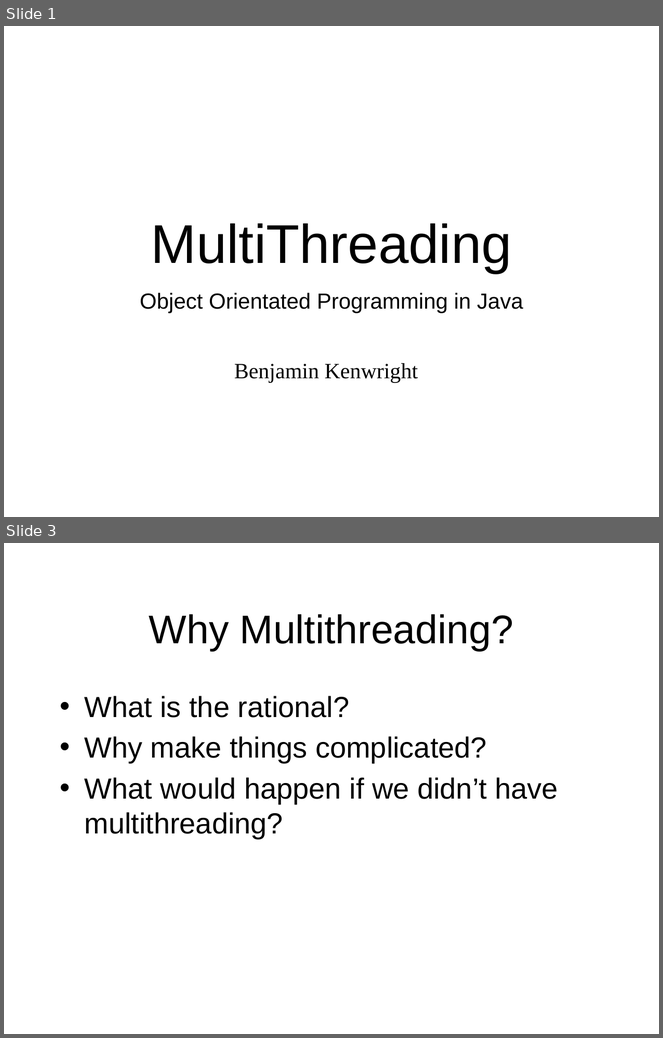
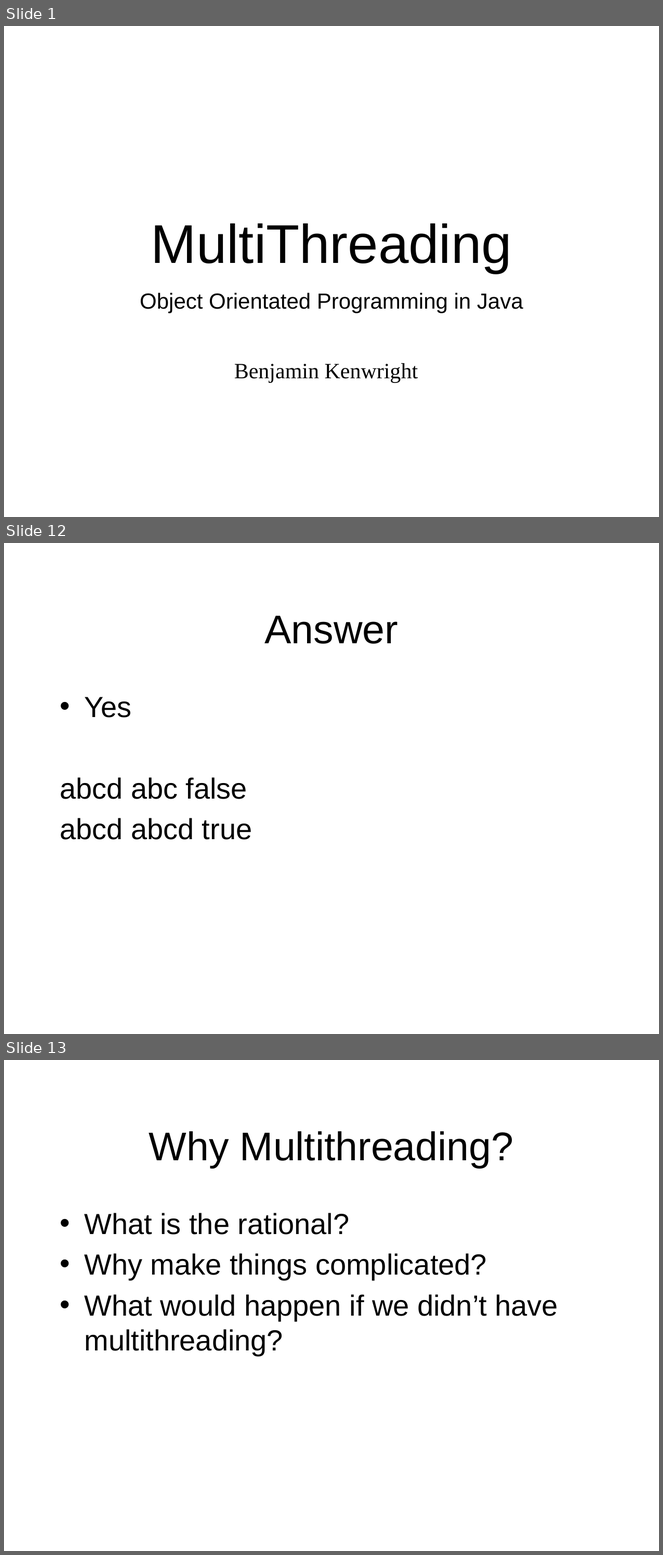
Before and after one commit to octaviordz/zjnu2017.github.io, a slide deck: OOP/lectures/100--Java.MultiThreading.pptx. Shown one above the other, each under a label of ours: slides 1 and 3 before the commit, slides 1, 12 and 13 after it; the slides between them are not shown. The pictures are 663x1038 and 663x1555 pixels, drawn with LibreOffice and Linux fonts; fonts in the diff are those of the drawing. Boxes give left, top, right and bottom in pixels: in the first picture for what was removed or moved away, otherwise in the second. Text is boxed around its words. In the diff, an @@ line names an element or a change of style, - is before the commit and + after.

```diff
--- a/OOP/lectures/100--Java.MultiThreading.pptx
+++ b/OOP/lectures/100--Java.MultiThreading.pptx
@@ slide 12 added at (x1=4, y1=543, x2=659, y2=1034), background #FFFFFF @@
@@ title added at (x1=265, y1=616, x2=398, y2=644), 44 pt, text #000000 @@
+Answer
@@ text added at (x1=60, y1=697, x2=252, y2=840), 32 pt, text #000000 @@
+• Yes
+abcd abc false
+abcd abcd true
@@ what was slide 3 is now slide 13 @@
```
Also in this commit, not shown: 1 slide changed, 9 other slides added.
